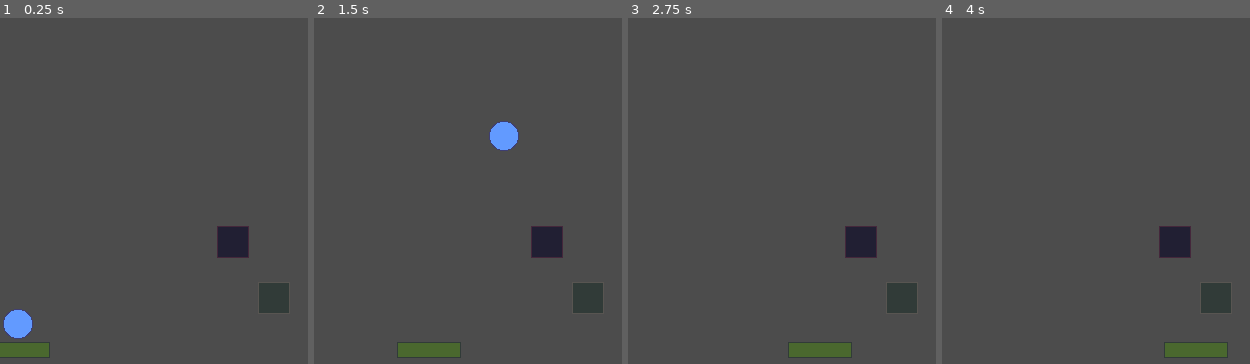
Above: before the commit, frames 1-4 (left to right).
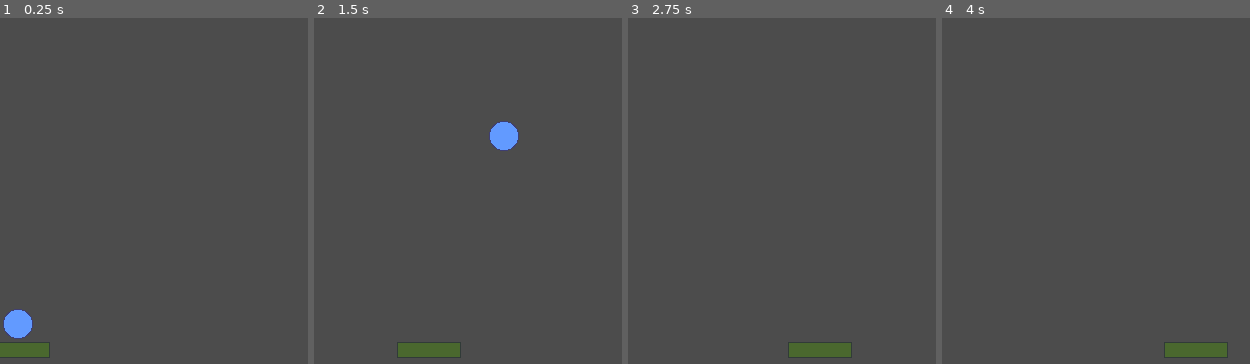
Above: after the commit, the same moments.

Repository: GammaGames/godot-10pow
Game: Godot game, scene res://Scenes/Main.tscn
Two runs of this game, one before a commit and one after it. Both use one fixed random seed, a clock stepped at 60 frames per second and the inputs below.
Inputs (mouse positions are in pixels of both pictures, inside the frame that each line leads up to):
- Up to frame 1 (0.25 s): no input
- Up to frame 2 (1.5 s): tap Enter (ui_accept) at 0.5, 0.77 s; move the mouse to (545, 83) at 0.52 s; move the mouse to (409, 135) at 1.27 s
- Up to frame 3 (2.75 s): tap Enter (ui_accept) at 1.52 s; move the mouse to (outside the picture) at 2.02 s
- Up to frame 4 (4 s): tap Enter (ui_accept) at 2.75, 3.02, 3.5, 3.77 s; move the mouse to (1086, 211) at 2.77 s; move the mouse to (1197, 187) at 3.52 s

The runs differ from the first frame. In frame 1, 1.8% of the frame differs, in the area x 70-94%, y 60-86%; in frame 2, 1.8%; in frame 3, 1.8%; in frame 4, 1.8%.

Commit message:
update main

Diff:
--- a/breakout/Scenes/Main.tscn
+++ b/breakout/Scenes/Main.tscn
@@ -1,21 +1,15 @@
 [gd_scene load_steps=4 format=2]
 
-[ext_resource path="res://Scenes/Ball.tscn" type="PackedScene" id=1]
-[ext_resource path="res://Scenes/Paddle.tscn" type="PackedScene" id=2]
-[ext_resource path="res://Scenes/Brick.tscn" type="PackedScene" id=3]
+[ext_resource path="res://Scenes/Main.gd" type="Script" id=1]
+[ext_resource path="res://Scenes/Ball.tscn" type="PackedScene" id=2]
+[ext_resource path="res://Scenes/Paddle.tscn" type="PackedScene" id=3]
 
 [node name="Main" type="VisibilityNotifier2D"]
 rect = Rect2( 0, 0, 320, 512 )
+script = ExtResource( 1 )
 
-[node name="Ball" parent="." instance=ExtResource( 1 )]
+[node name="Ball" parent="." instance=ExtResource( 2 )]
 position = Vector2( 160, 470 )
 
-[node name="Paddle" parent="." instance=ExtResource( 2 )]
+[node name="Paddle" parent="." instance=ExtResource( 3 )]
 position = Vector2( 160, 496 )
-
-[node name="Brick" parent="." instance=ExtResource( 3 )]
-position = Vector2( 232.687, 387.812 )
-breakable = false
-
-[node name="Brick2" parent="." instance=ExtResource( 3 )]
-position = Vector2( 273.684, 444.321 )
